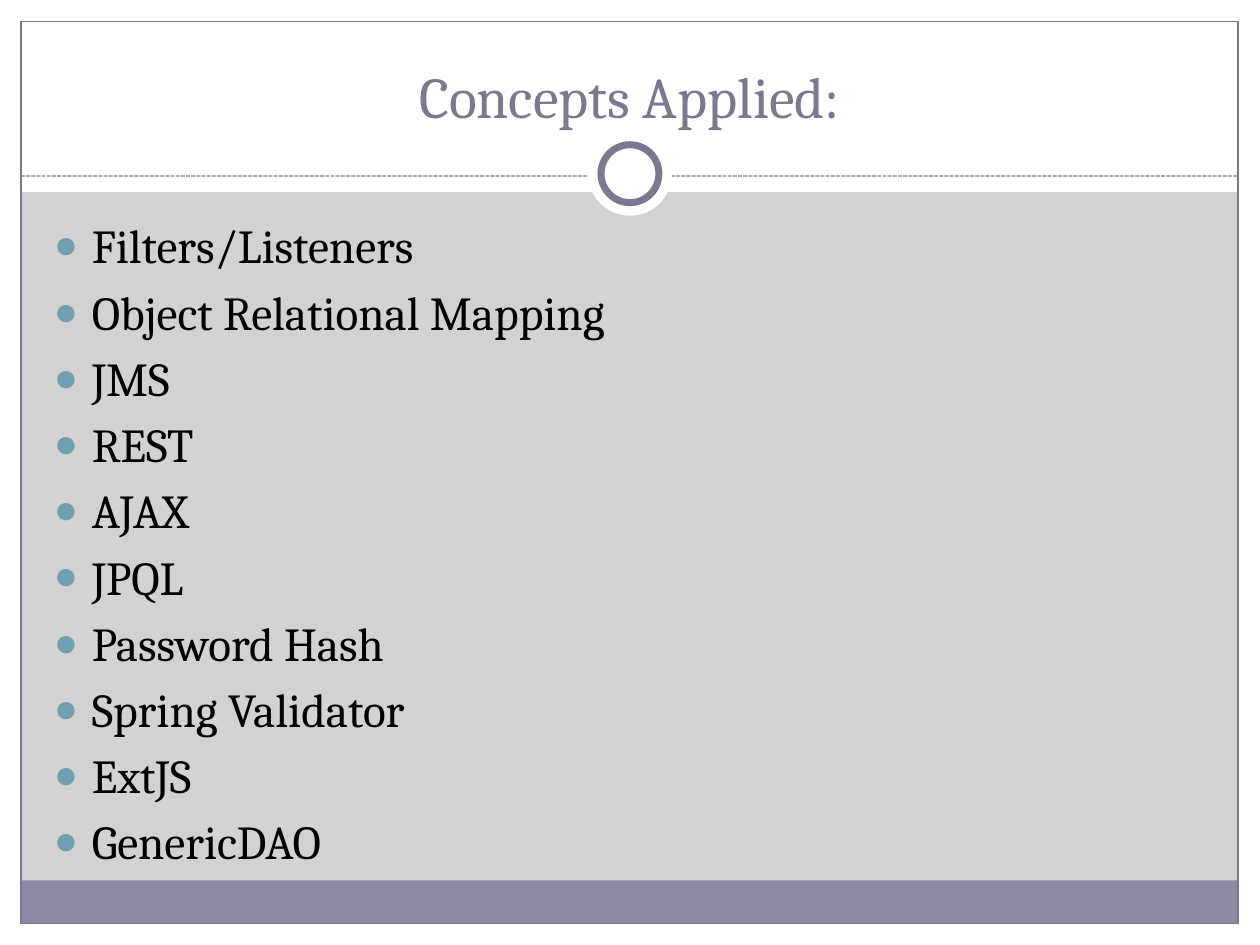
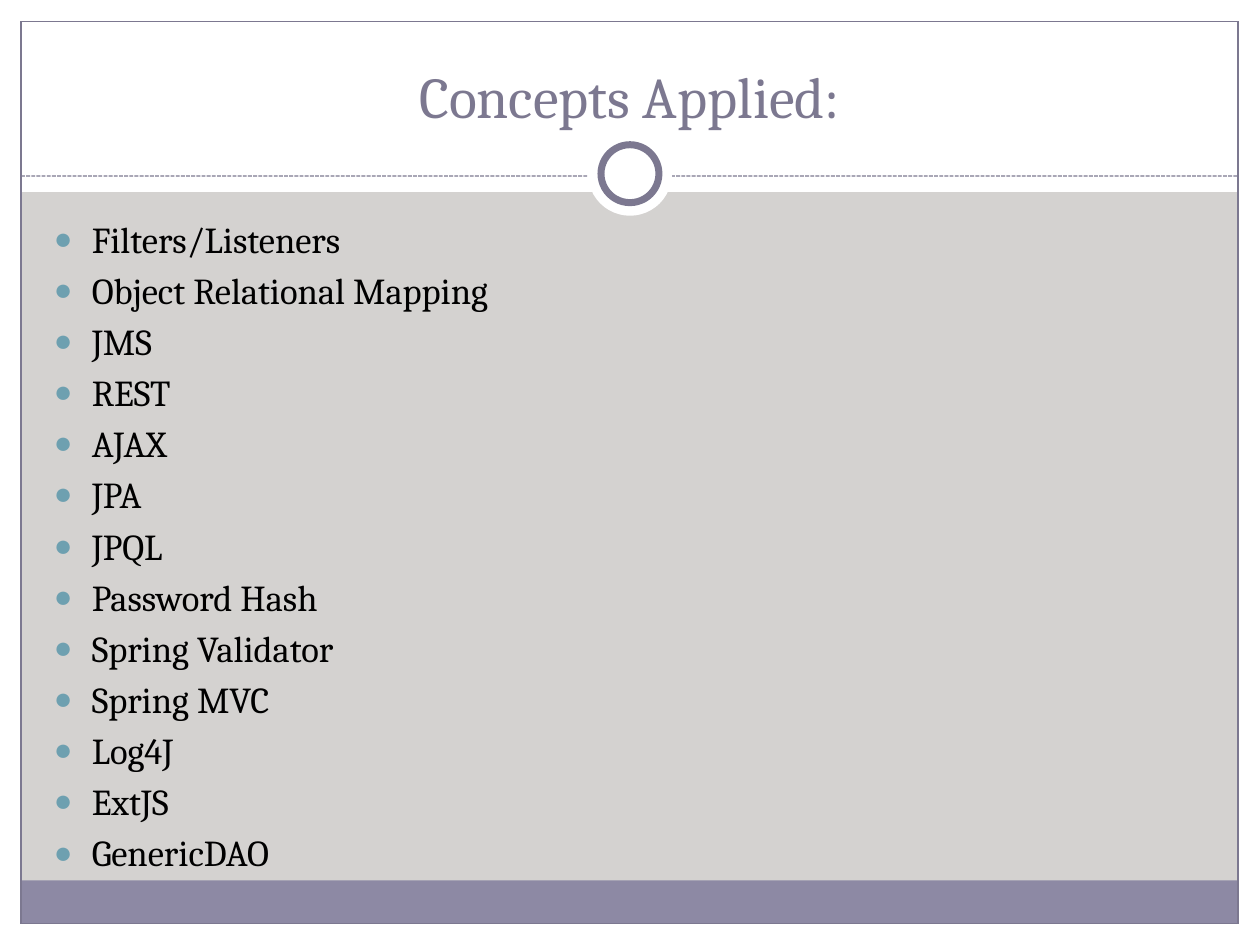
Before and after one commit to MNLBC/Group2Projects, a slide deck: slide 12 of 7. Group Project/W6D5_Project/Powerpoint/Watch Me Whip.pptx. Drawn at 1260x945 pixels with LibreOffice and Linux fonts; fonts in the diff are those of the drawing. Boxes give left, top, right and bottom in pixels: in the first picture for what was removed or moved away, otherwise in the second. Text is boxed around its words. In the diff, an @@ line names an element or a change of style, - is before the commit and + after.

Commit message:
Update PPT

```diff
--- a/7. Group Project/W6D5_Project/Powerpoint/Watch Me Whip.pptx
+++ b/7. Group Project/W6D5_Project/Powerpoint/Watch Me Whip.pptx
@@ text at (92,227,488,822): size 27 to 20.9 pt in "Filters/Listeners", "Object Relational Mapping", "JMS", "REST" and 6 more places; less space between paragraphs @@
@@ text at (92,483,142,515): paragraph added @@
+● JPA
@@ text at (92,688,269,772): paragraphs added @@
+● Spring MVC
+● Log4J
```
